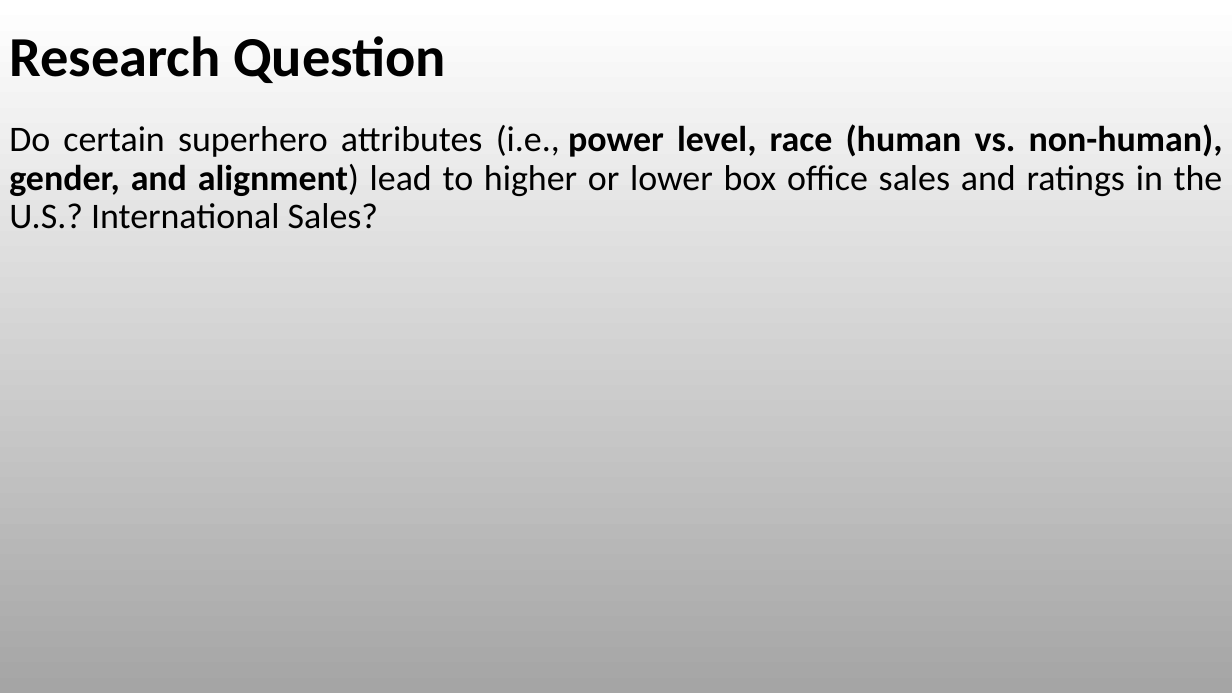
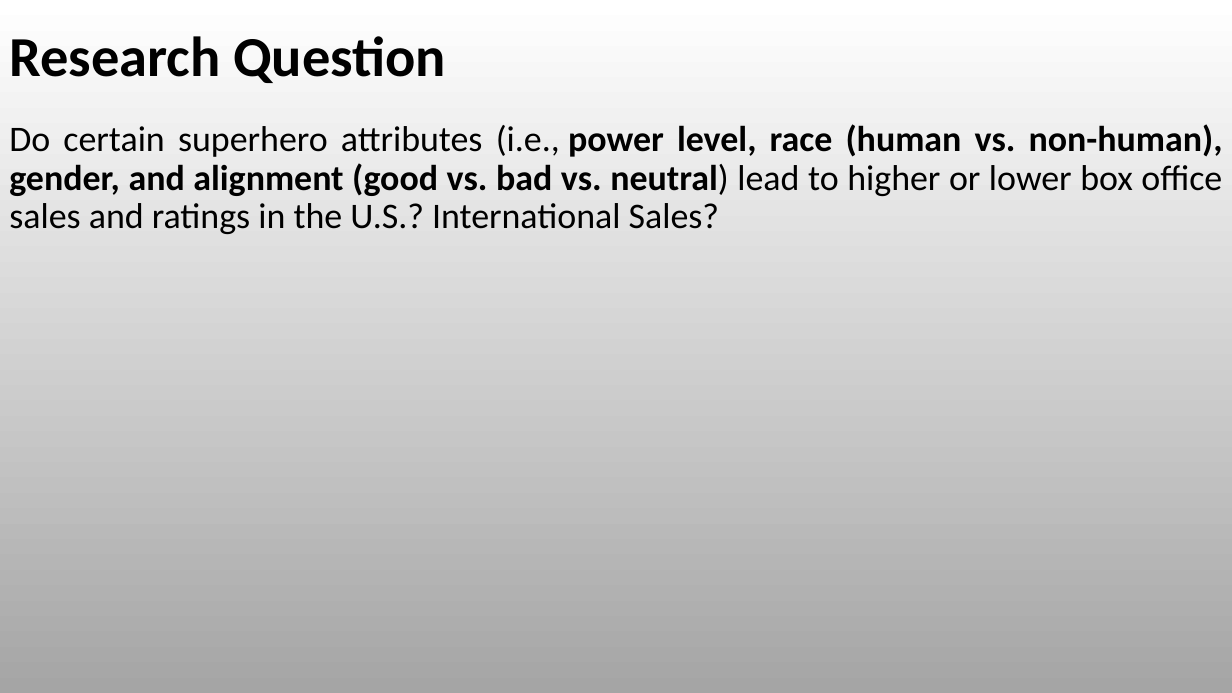
Before and after one commit to RyanSchraeder/Team-Aurora-Marvels, a slide deck: slide 2 of Project_1_Superheros.pptx. Drawn at 1232x693 pixels with LibreOffice and Linux fonts; fonts in the diff are those of the drawing. Boxes give left, top, right and bottom in pixels: in the first picture for what was removed or moved away, otherwise in the second. Text is boxed around its words. In the diff, an @@ line names an element or a change of style, - is before the commit and + after.

```diff
--- a/Project_1_Superheros.pptx
+++ b/Project_1_Superheros.pptx
@@ text at (x1=9, y1=124, x2=1223, y2=234): text changed @@
-Do certain superhero attributes (i.e., power level, race (human vs. non-human), gender, and alignment) lead to higher or lower box office sales and ratings in the U.S.? International Sales?
+Do certain superhero attributes (i.e., power level, race (human vs. non-human), gender, and alignment (good vs. bad vs. neutral) lead to higher or lower box office sales and ratings in the U.S.? International Sales?
```
Also in this commit, not shown: 3 other slides changed.
